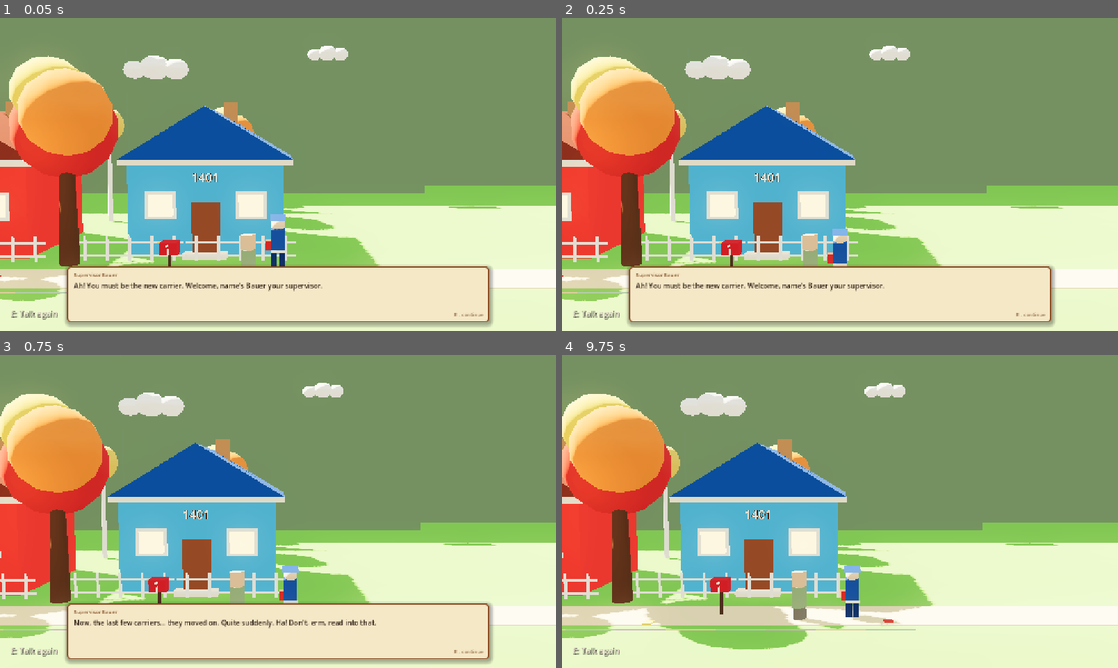
Above: before the commit, frames 1-4 (two rows, left to right).
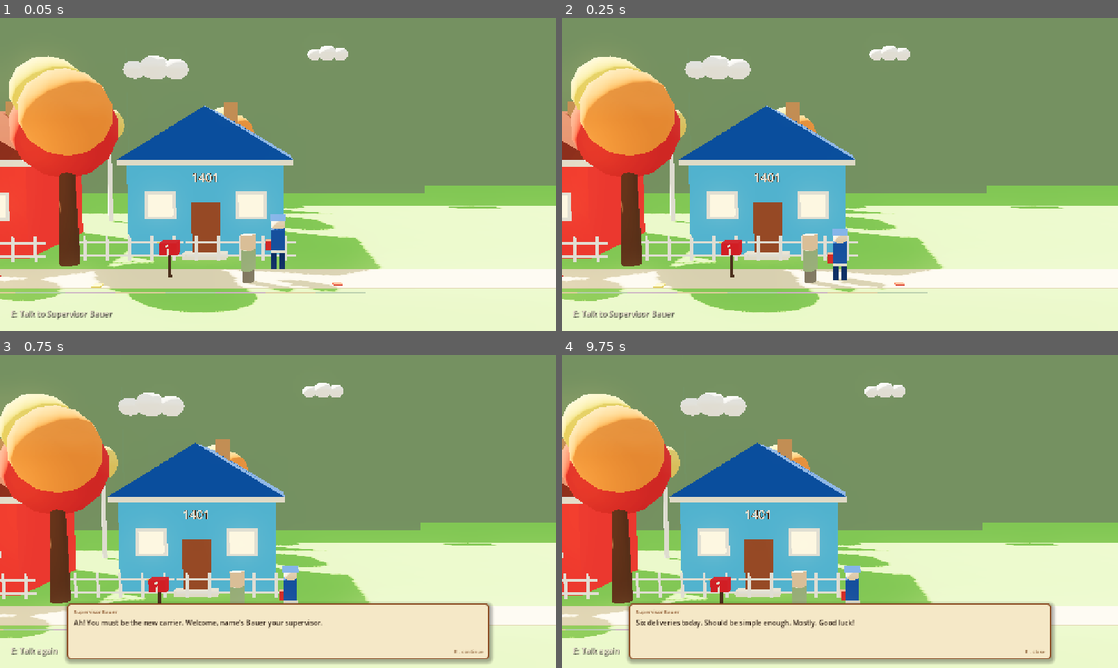
Above: after the commit, the same moments.

Repository: mariam-arab/Mailman
Game: Godot game, scene res://scenes/levels/tutorial_01.tscn
Two runs of this game, one before a commit and one after it. Both use one fixed random seed, a clock stepped at 60 frames per second and the inputs below. The project has no main scene, so this scene is started directly.
Inputs (mouse positions are in pixels of both pictures, inside the frame that each line leads up to):
- Up to frame 1 (0.05 s): no input
- Up to frame 2 (0.25 s): no input
- Up to frame 3 (0.75 s): tap Enter at 0.5 s; move the mouse to (400, 495) at 0.52 s; hold D (move_right) from 0.53 s (still down); hold E (interact) from 0.53 s (still down); click (400, 495) at 0.67 s
- Up to frame 4 (9.75 s): tap Space (jump) at 0.77, 3.77, 6.77 s; release D (move_right) at 1.25 s; release E (interact) at 1.25 s; drag from (728, 527) to (812, 574) at 1.27 s; move the mouse to (895, 442) at 2.02 s; hold D (move_right) 2.03-2.75 s; hold E (interact) 2.03-2.75 s; drag from (812, 574) to (673, 464) at 2.77 s; move the mouse to (1006, 558) at 3.52 s; hold A (move_left) 3.53-4.25 s; hold Tab (inspect_mail) 3.53-4.25 s; tap E (interact) at 3.8, 8.3 s; drag from (673, 464) to (756, 433) at 4.27 s; move the mouse to (867, 511) at 5.02 s; hold A (move_left) 5.03-5.75 s; hold E (interact) 5.03-5.75 s; click (867, 511) at 5.17 s; drag from (756, 433) to (728, 527) at 5.77 s; move the mouse to (962, 495) at 6.52 s; hold D (move_right) 6.53-7.25 s; hold E (interact) 6.53-7.25 s; drag from (728, 527) to (812, 574) at 7.27 s; move the mouse to (895, 442) at 8.02 s; hold A (move_left) 8.03-8.75 s; hold Tab (inspect_mail) 8.03-8.75 s; drag from (812, 574) to (673, 464) at 8.77 s; move the mouse to (1006, 558) at 9.52 s; hold D (move_right) from 9.53 s (still down); hold E (interact) from 9.53 s (still down); click (1006, 558) at 9.67 s

The runs differ from the first frame. In frame 1, 8.7% of the frame differs, in the area x 6-89%, y 79-99%; in frame 2, 8.7%; in frame 3, 0.6%; in frame 4, 8.5%.

Commit message:
dont autotrigger boss

Diff:
--- a/scripts/game/tutorial_level.gd
+++ b/scripts/game/tutorial_level.gd
@@ -1,7 +1,7 @@
 extends Node3D
 ## Tutorial level — Elmwood Avenue (houses 1401–1406).
 ## Six deliveries introducing the core mechanic: some addresses are complete,
-## some are partially obscured. Supervisor Bauer gives the intro automatically.
+## some are partially obscured. Walk up to Supervisor Bauer and press E to begin.
 
 @onready var player:      CharacterBody3D = $Player
 @onready var hud:         CanvasLayer     = $HUD
@@ -79,13 +79,6 @@
 	hud.bind_player(player)
 	GameState.start_day(1, _build_letters())
 	_update_camera_transform(1.0)
-	# Auto-trigger boss introduction on the first frame.
-	call_deferred("_trigger_boss_intro")
-
-
-func _trigger_boss_intro() -> void:
-	if is_instance_valid(boss):
-		boss.interact(player)
 
 
 func _build_letters() -> Array:
